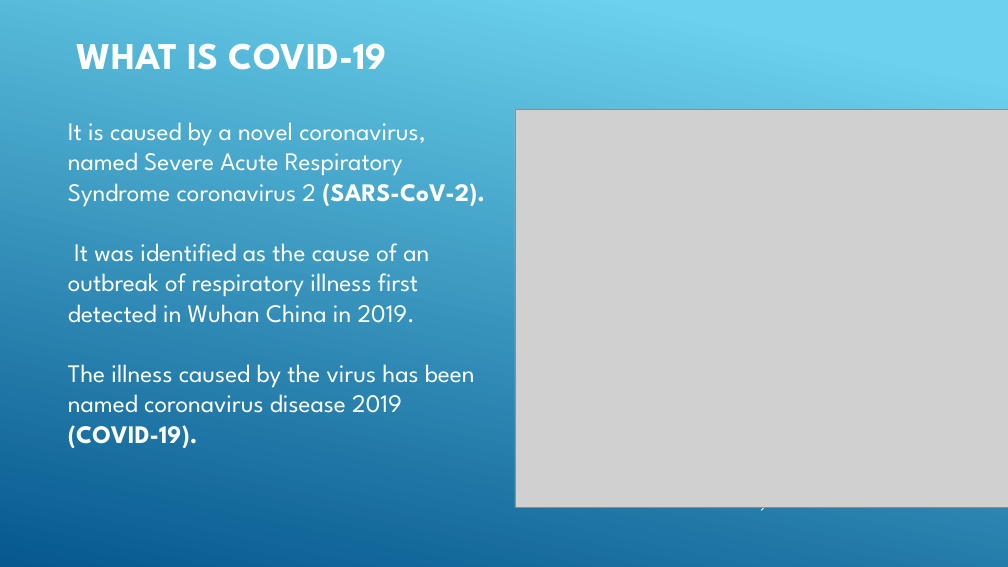
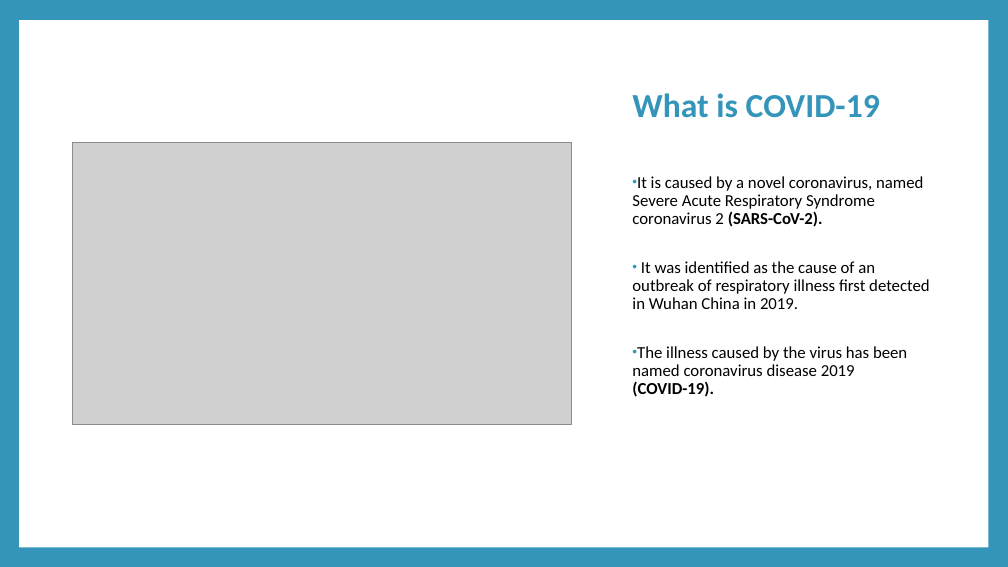
Before and after one commit to engmarkrezk/DFT_FinalProject, a slide deck: slide 7 of RecoverdDFTppt - Mark.pptx. Drawn at 1008x567 pixels with LibreOffice and Linux fonts; fonts in the diff are those of the drawing; grey boxes stand for pictures. Boxes give left, top, right and bottom in pixels: in the first picture for what was removed or moved away, otherwise in the second. Text is boxed around its words. In the diff, an @@ line names an element or a change of style, - is before the commit and + after.

```diff
--- a/RecoverdDFTppt - Mark.pptx
+++ b/RecoverdDFTppt - Mark.pptx
@@ background gradient #6ED2EB to #06588E to #3494BA @@
@@ rectangle added at <box>19,20,988,547</box>, fill #FFFFFF @@
@@ title at <box>632,93,880,118</box>: text changed; size 36 to 32 pt; font League Spartan to Calibri; text colour #FFFFFF to #3494BA @@
-WHAT IS COVID-19
+What is COVID-19
@@ picture: place and size @@
-picture at <box>515,110,1008,507</box>
+picture at <box>72,142,572,425</box>
@@ text "It is caused by a ...": place and size @@
-text "It is caused by a ..." at <box>68,122,485,448</box>
+text "It is caused by a ..." at <box>632,176,929,397</box>
@@ text "It is caused by a ..." at <box>632,176,929,397</box>: size 24 to 16 pt, font League Spartan to Calibri, text colour #FFFFFF to #000000; bullet none to •; line spacing 1 to 0.9; more space between paragraphs @@
@@ group removed at <box>761,245,1008,510</box>: 5 lines @@
```
Also in this commit, not shown: 20 other slides changed, 4 slides added, 2 slides removed.
